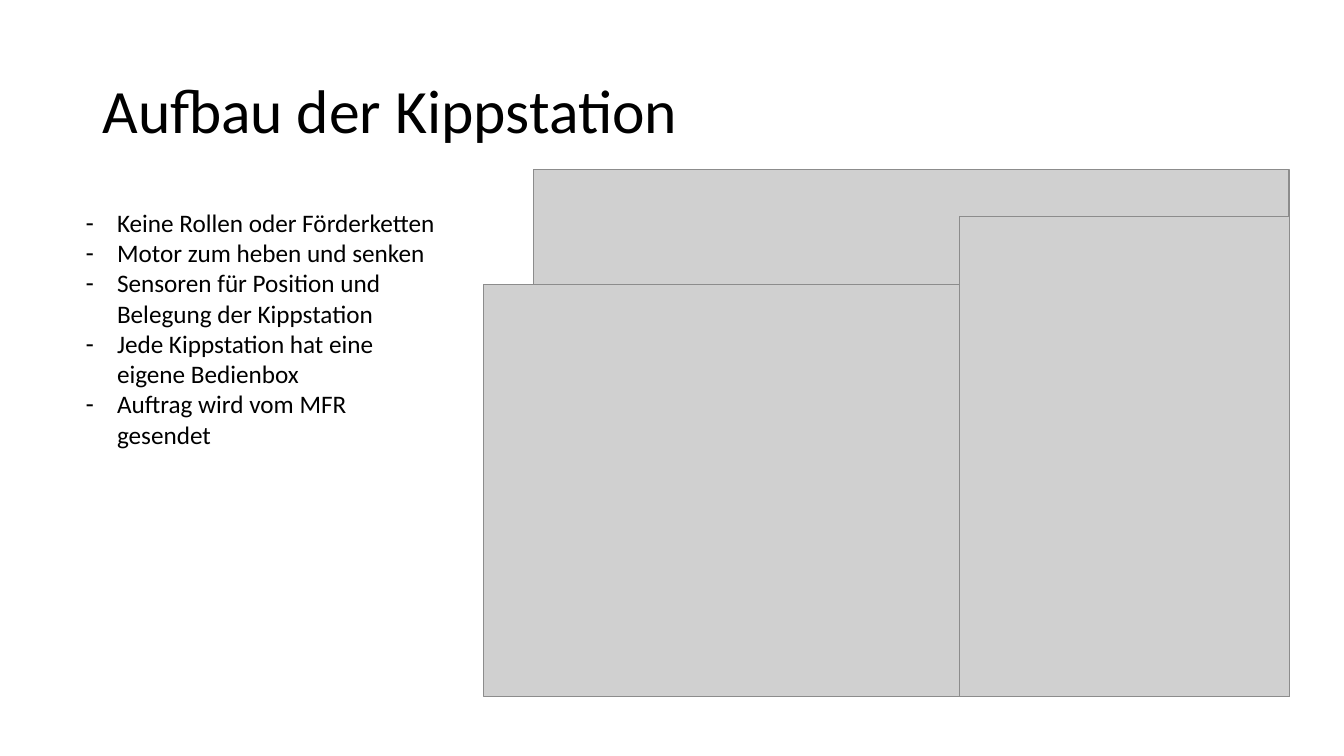
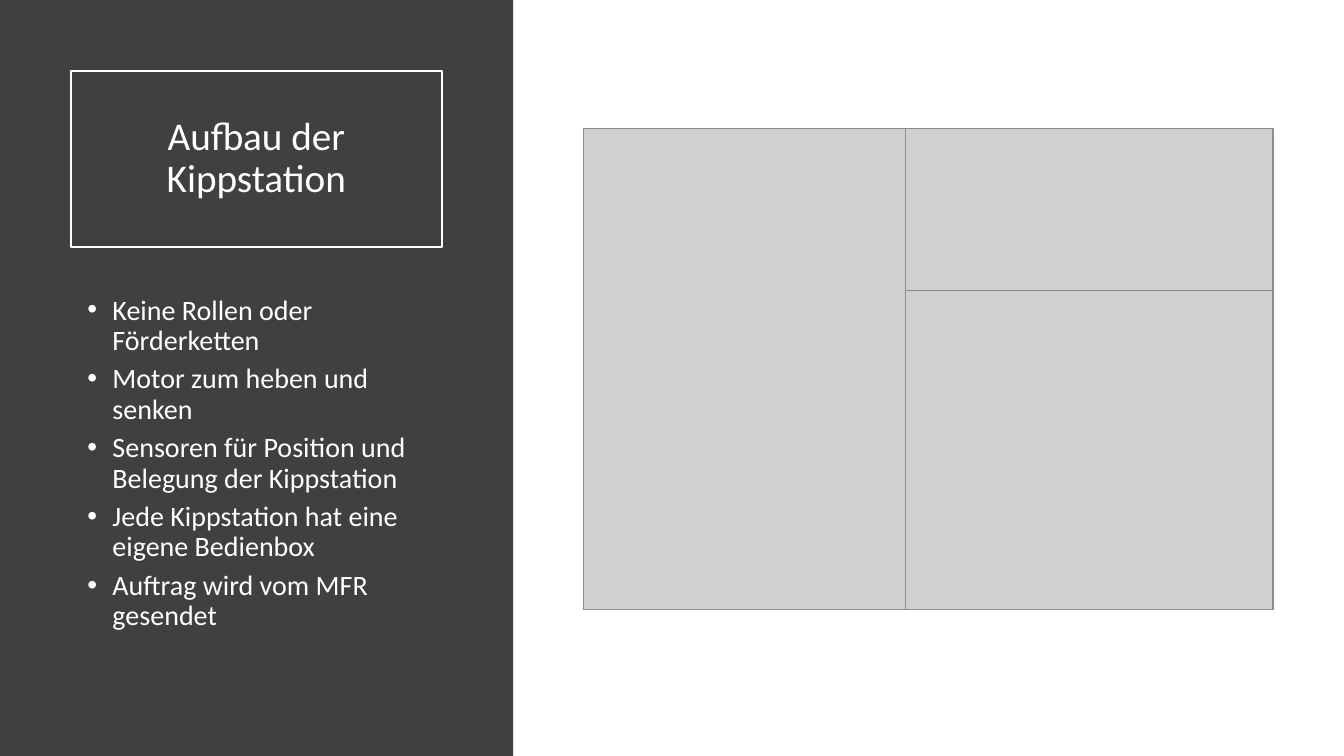
Before and after one commit to AkazeX/Schule, a slide deck: slide 5 of IPA.pptx. Drawn at 1344x756 pixels with LibreOffice and Linux fonts; fonts in the diff are those of the drawing; grey boxes stand for pictures. Boxes give left, top, right and bottom in pixels: in the first picture for what was removed or moved away, otherwise in the second. Text is boxed around its words. In the diff, an @@ line names an element or a change of style, - is before the commit and + after.

```diff
--- a/IPA.pptx
+++ b/IPA.pptx
@@ rectangle added at box(0, 0, 513, 756), fill #404040 @@
@@ title "Aufbau der Kippstation": place and size @@
-title "Aufbau der Kippstation" at box(102, 89, 677, 143)
+title "Aufbau der Kippstation" at box(71, 71, 442, 247)
@@ title "Aufbau der Kippstation" at box(71, 71, 442, 247): size 44 to 28 pt, text colour #000000 to #FFFFFF; alignment left to centre; outline none to #FFFFFF 1.5 pt @@
@@ picture: place and size @@
-picture at box(533, 169, 1290, 697)
+picture at box(584, 129, 1273, 610)
@@ picture: place and size @@
-picture at box(960, 217, 1290, 697)
+picture at box(584, 129, 905, 610)
@@ text "Keine Rollen oder Förderketten": place and size @@
-text "Keine Rollen oder Förderketten" at box(117, 214, 434, 449)
+text "Keine Rollen oder Förderketten" at box(112, 300, 405, 630)
@@ text "Keine Rollen oder Förderketten" at box(112, 300, 405, 630): size 18 to 20 pt, text colour #000000 to #FFFFFF; bullet - to •; line spacing 1 to 0.9; more space between paragraphs @@
@@ picture removed at box(484, 284, 960, 697) @@
@@ picture added at box(905, 290, 1273, 609) @@
```
Also in this commit, not shown: 18 other slides changed, 2 slides added, 1 slide removed, 1 other file.
